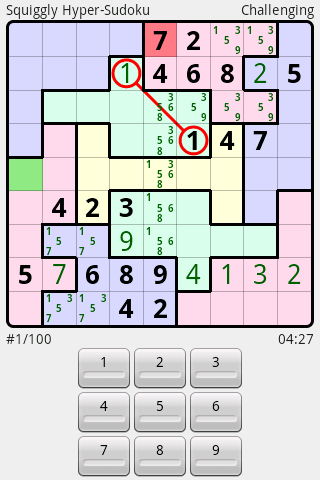
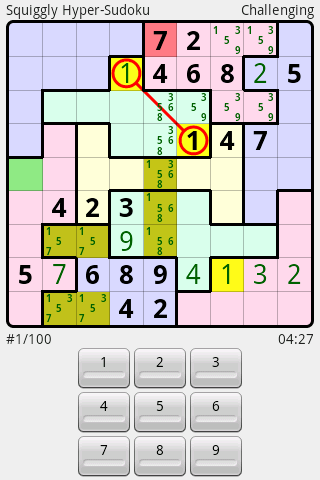
Layered file, before and after one edit (320×480). Changes by layer:
added layer "highlightMultiple" (90%) above "highlightSingle" over (44, 159, 177, 325)
added layer "highlightSingle" (90%) above "ExtraRegions" over (111, 58, 244, 292)
